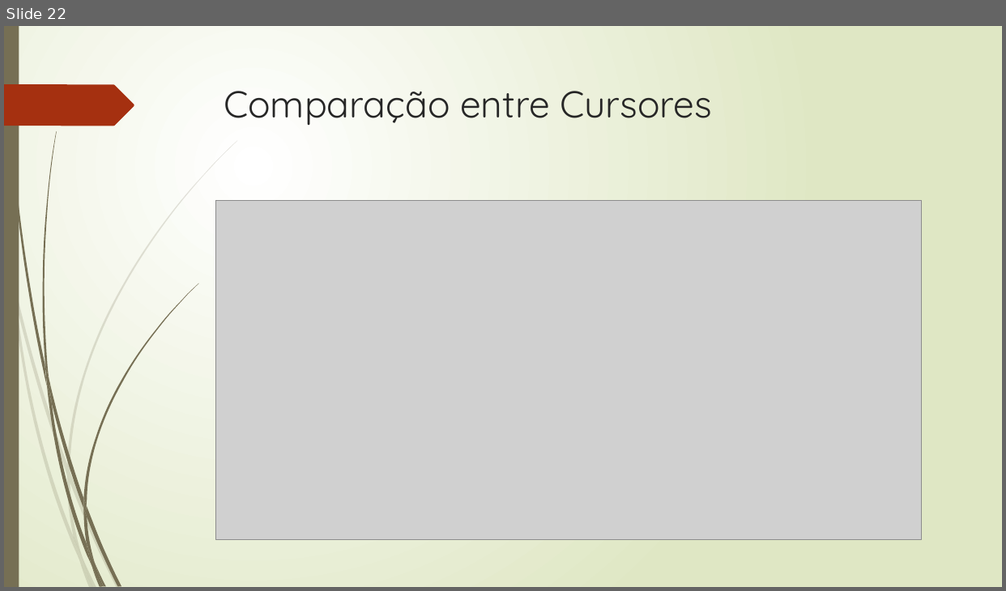
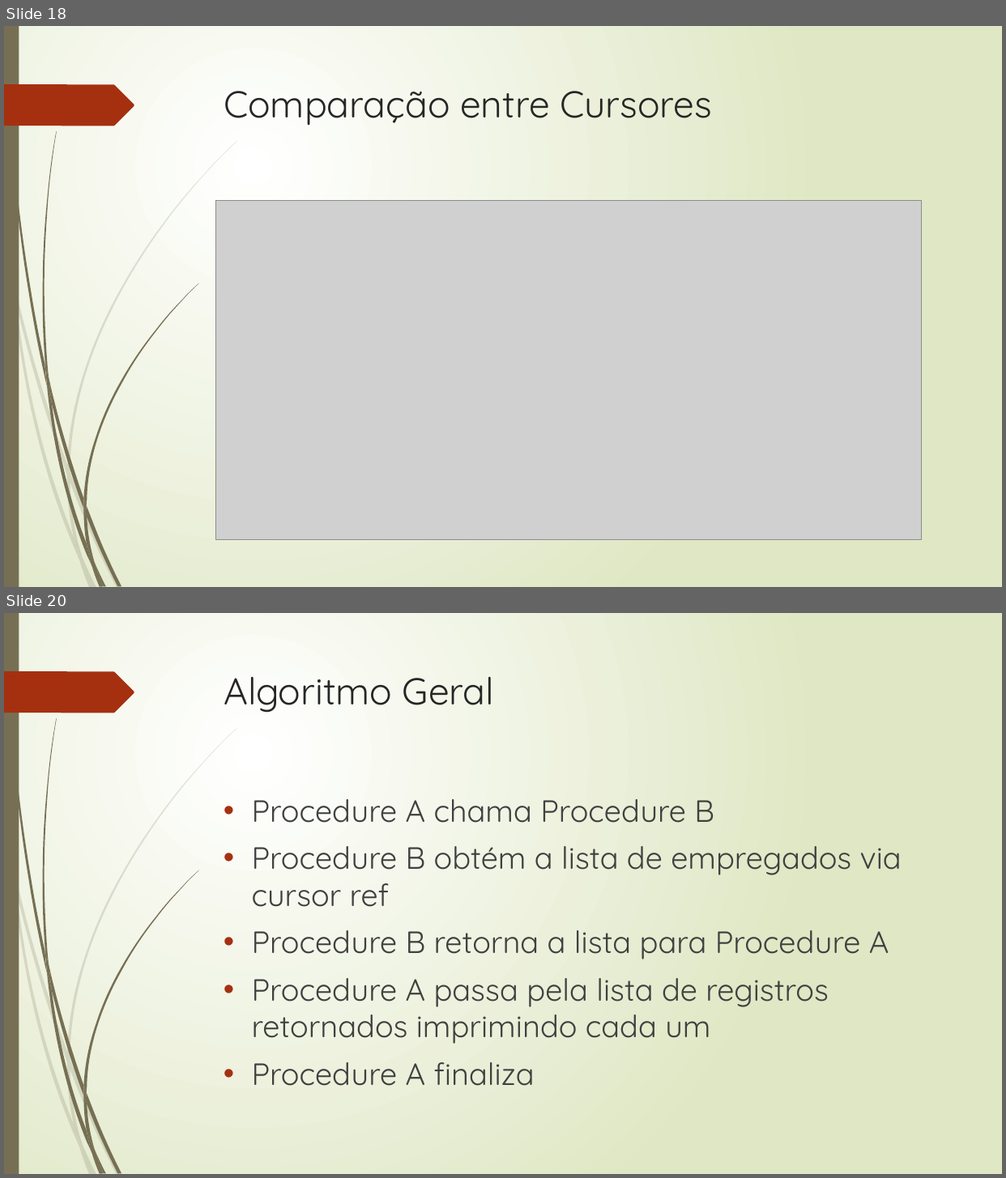
Before and after one commit to rpatricio-souza/Programacao_Avancada_de_Banco_de_Dados, a slide deck: Aula_05_Cursores.pptx. Shown one above the other, each under a label of ours: slide 22 before the commit, slides 18 and 20 after it; the slides between them are not shown. The pictures are 1006x591 and 1006x1178 pixels, drawn with LibreOffice and Linux fonts; fonts in the diff are those of the drawing; grey boxes stand for pictures. Boxes give left, top, right and bottom in pixels: in the first picture for what was removed or moved away, otherwise in the second. Text is boxed around its words. In the diff, an @@ line names an element or a change of style, - is before the commit and + after.

```diff
--- a/Aula_05_Cursores.pptx
+++ b/Aula_05_Cursores.pptx
@@ slide 20 added at (4,613,1002,1174), background gradient #FFFFFF to #DFE8C4; not listed: 24 template elements that a slide beside it also shows @@
@@ title added at (224,677,494,713), 36 pt, text #262626 @@
+Algoritmo Geral
@@ text added at (252,799,901,1086), 29.6 pt, text #404040 @@
+• Procedure A chama Procedure B
+• Procedure B obtém a lista de empregados via cursor ref
+• Procedure B retorna a lista para Procedure A
+• Procedure A passa pela lista de registros retornados imprimindo cada um
+• Procedure A finaliza
@@ what was slide 22 is now slide 18 @@
```
Also in this commit, not shown: 14 slides changed, 1 other slide added, 10 slides removed, 3 other files.
